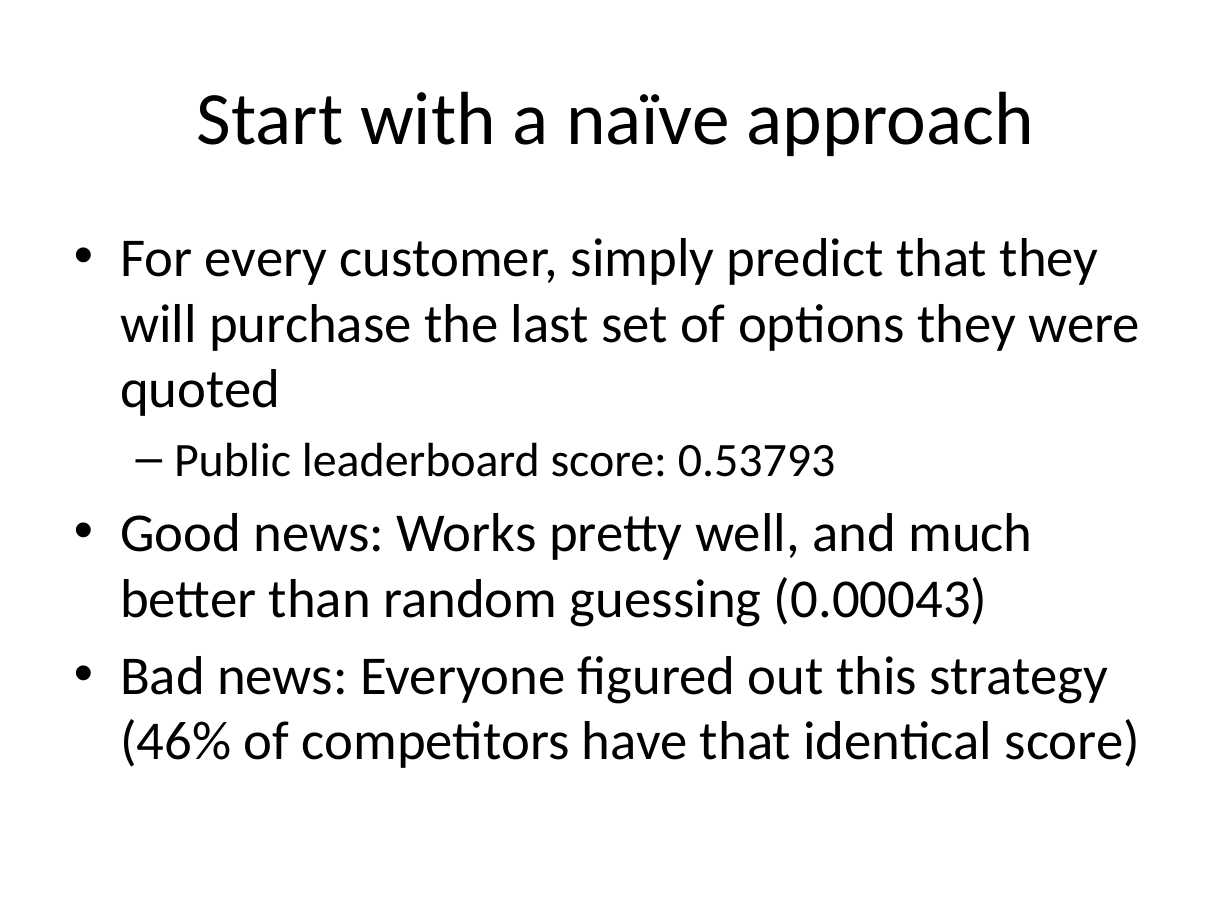
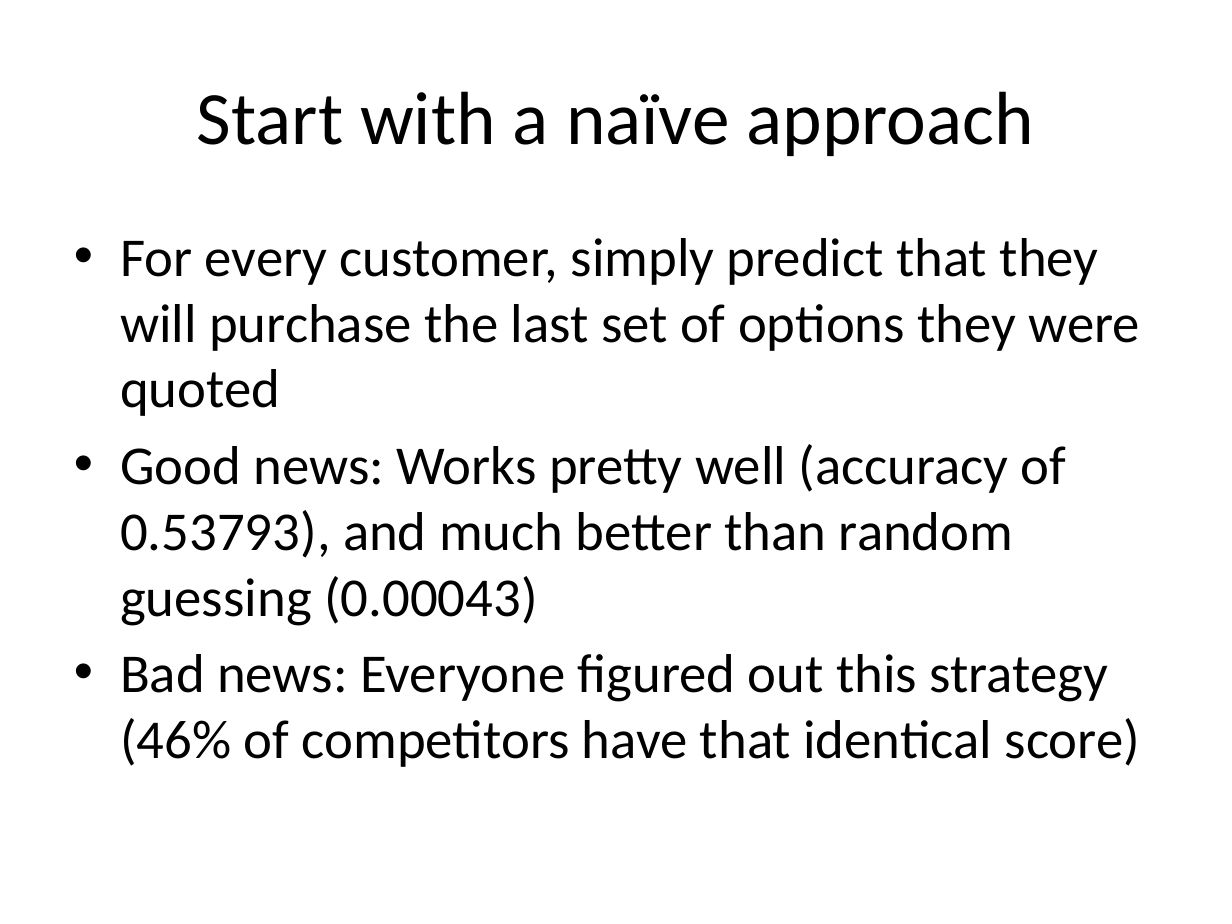
Before and after one commit to justmarkham/kaggle-allstate, a slide deck: slide 9 of allstate-presentation.pptx. Drawn at 1232x924 pixels with LibreOffice and Linux fonts; fonts in the diff are those of the drawing. Boxes give left, top, right and bottom in pixels: in the first picture for what was removed or moved away, otherwise in the second. Text is boxed around its words. In the diff, an @@ line names an element or a change of style, - is before the commit and + after.

```diff
--- a/allstate-presentation.pptx
+++ b/allstate-presentation.pptx
@@ text at <box>120,444,1067,626</box>: text changed @@
-  – Public leaderboard score: 0.53793
-• Good news: Works pretty well, and much better than random guessing (0.00043)
+• Good news: Works pretty well (accuracy of 0.53793), and much better than random guessing (0.00043)
```
Also in this commit, not shown: 4 other slides changed, 1 other file.
